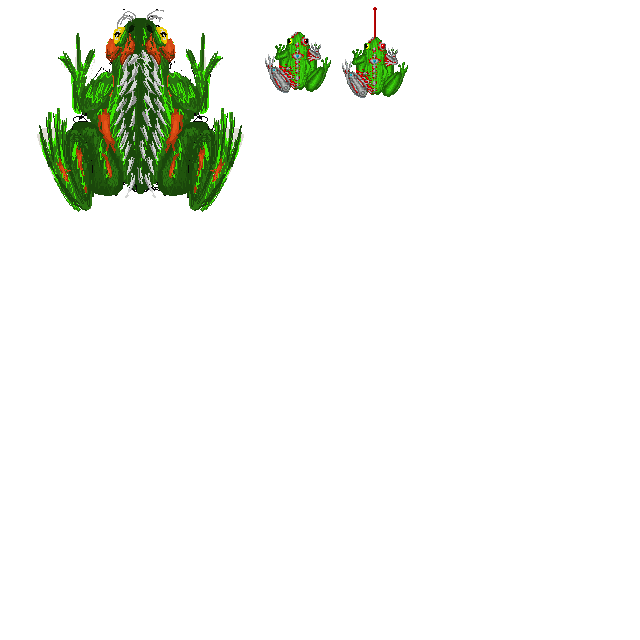
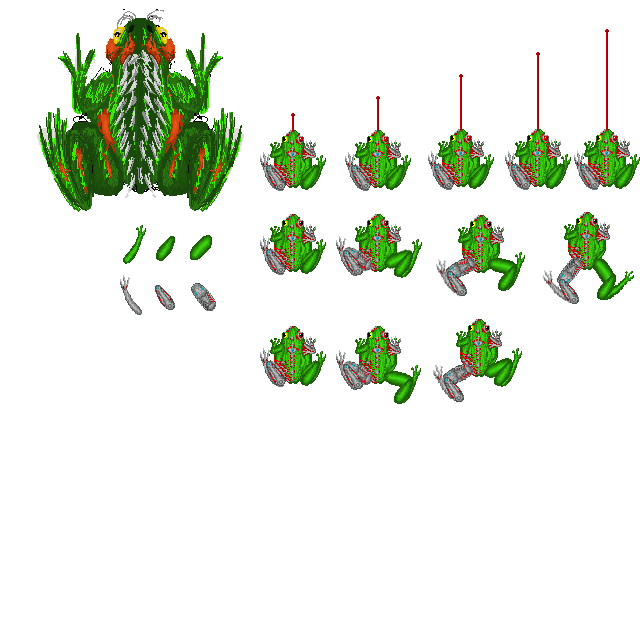
Layers edited between the first and the second 640 × 640 image:
removed layer "Слой 8" over box(342, 37, 398, 98)
removed layer "Слой 7" over box(342, 37, 408, 97)
added layer "Слой 93" above "Слой 92" over box(433, 275, 616, 386)
added layer "Слой 104" above "Слой 103" over box(406, 364, 470, 408)
added layer "Слой 86" above "Слой 84" over box(409, 258, 516, 302)
added layer "Слой 107" above "Слой 106" over box(343, 361, 513, 386)
added layer "Слой 105" above "Слой 76" over box(499, 258, 605, 387)
added layer "Слой 28" above "Слой 27" over box(505, 129, 561, 190)
added layer "Слой 27" above "Слой 26" over box(505, 129, 571, 189)
added layer "Слой 24" above "Слой 23" over box(574, 129, 630, 190)
added layer "Слой 23" above "Слой 22" over box(574, 129, 640, 189)
added layer "Слой 20" above "Слой 19" over box(428, 129, 484, 190)
added layer "Слой 19" above "Слой 18" over box(428, 129, 494, 189)
added layer "Слой 16" above "Слой 15" over box(345, 130, 401, 191)
added layer "Слой 15" above "Слой 13" over box(345, 130, 411, 190)
added layer "Слой 12" above "Слой 11" over box(260, 130, 316, 191)
added layer "Слой 11" above "Слой 14" over box(260, 130, 326, 190)
added layer "Слой 67" above "Слой 66" over box(260, 326, 316, 387)
added layer "Слой 66" above "Слой 59" over box(260, 326, 326, 386)
added layer "Слой 32" above "Слой 31" over box(260, 214, 316, 275)
added layer "Слой 31" above "Слой 35" over box(260, 214, 326, 274)
painted on "Слой 6" over box(268, 44, 384, 271)
painted on "Слой 5" over box(265, 32, 401, 271)
painted on "Слой 4" over box(265, 32, 401, 272)
…and 57 more changes (55 added, 2 removed)
